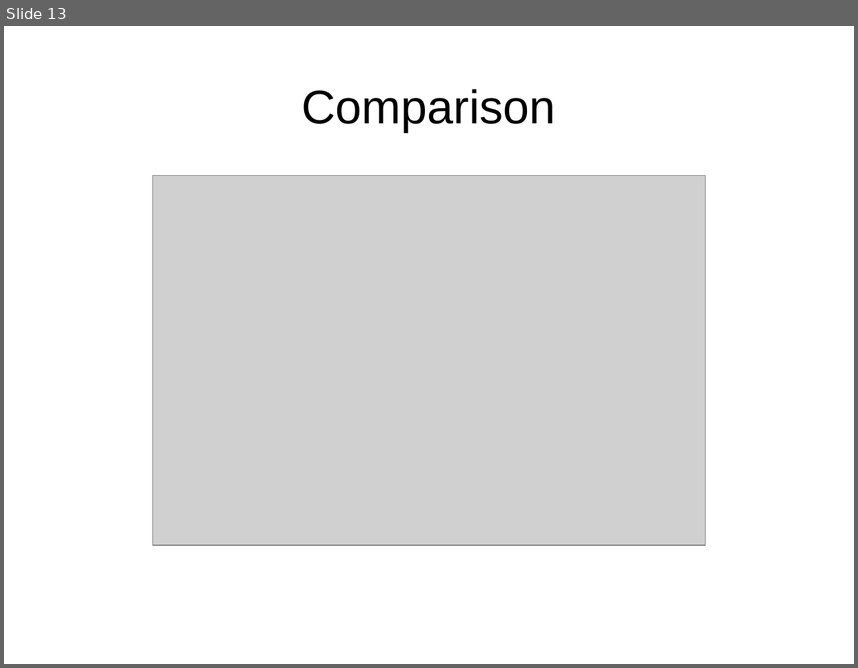
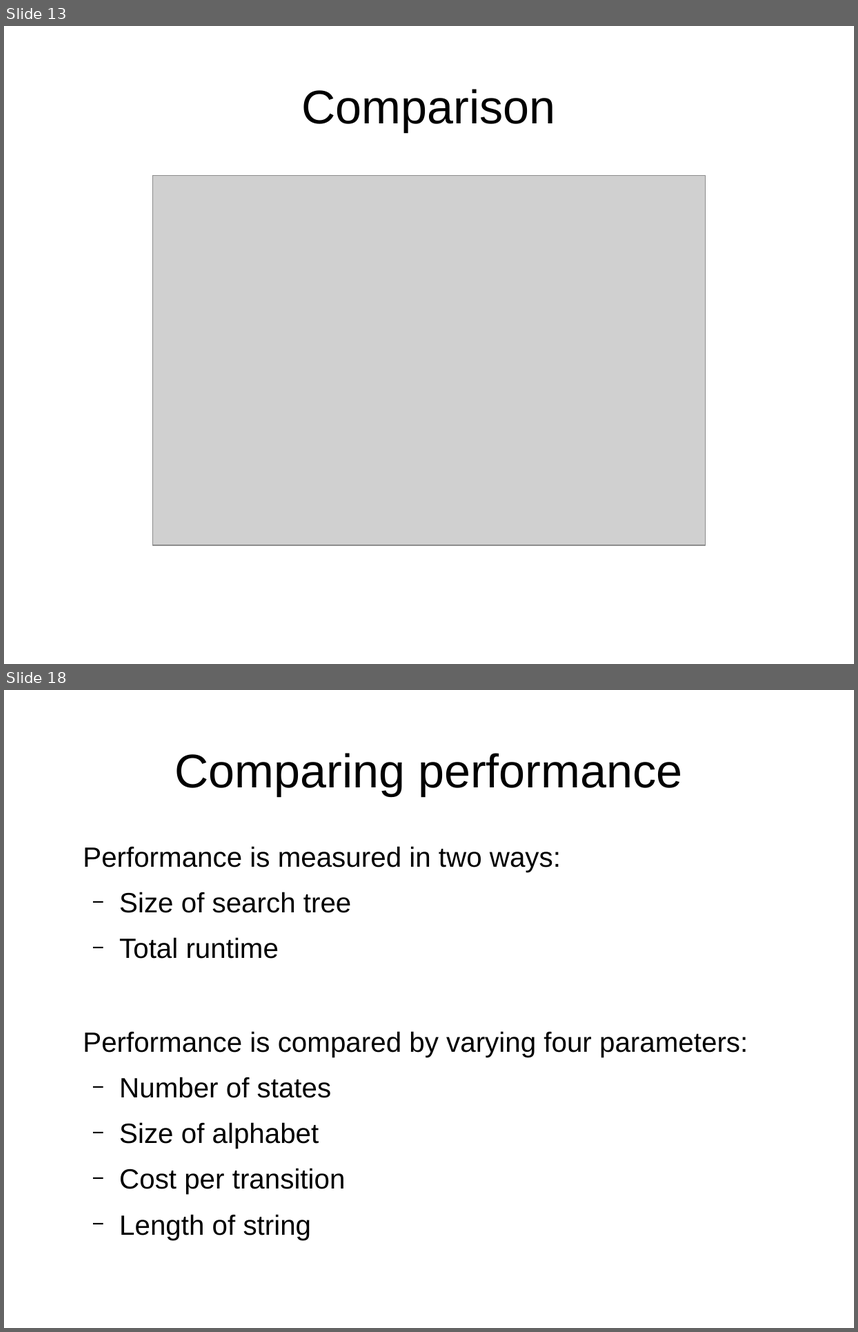
Before and after one commit to klutt/gecode-tuples, a slide deck: doc/presentation.odp. Shown one above the other, each under a label of ours: slide 13 before the commit, slides 13 and 18 after it; the slides between them are not shown. The pictures are 858x668 and 858x1332 pixels, drawn with LibreOffice and Linux fonts; fonts in the diff are those of the drawing; grey boxes stand for pictures. Boxes give left, top, right and bottom in pixels: in the first picture for what was removed or moved away, otherwise in the second. Text is boxed around its words. In the diff, an @@ line names an element or a change of style, - is before the commit and + after.

```diff
--- a/doc/presentation.odp
+++ b/doc/presentation.odp
@@ slide 18 added at bbox=[4, 690, 854, 1328], background #FFFFFF @@
@@ title added at bbox=[174, 753, 682, 796], 44 pt, text #000000 @@
+Comparing performance
@@ text added at bbox=[83, 846, 748, 1194], 26 pt, text #000000 @@
+Performance is measured in two ways:
+  − Size of search tree
+  − Total runtime
+Performance is compared by varying four parameters:
+  − Number of states
+  − Size of alphabet
+  − Cost per transition
+  − Length of string
```
Also in this commit, not shown: 10 other slides added, 5 other files.
